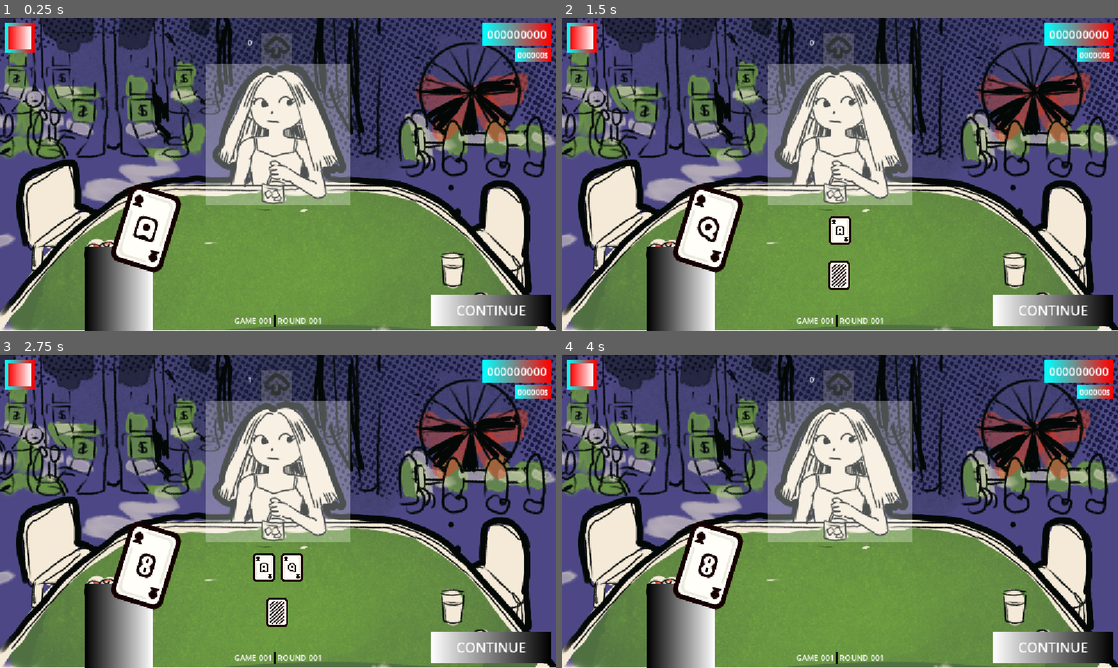
Above: before the commit, frames 1-4 (two rows, left to right).
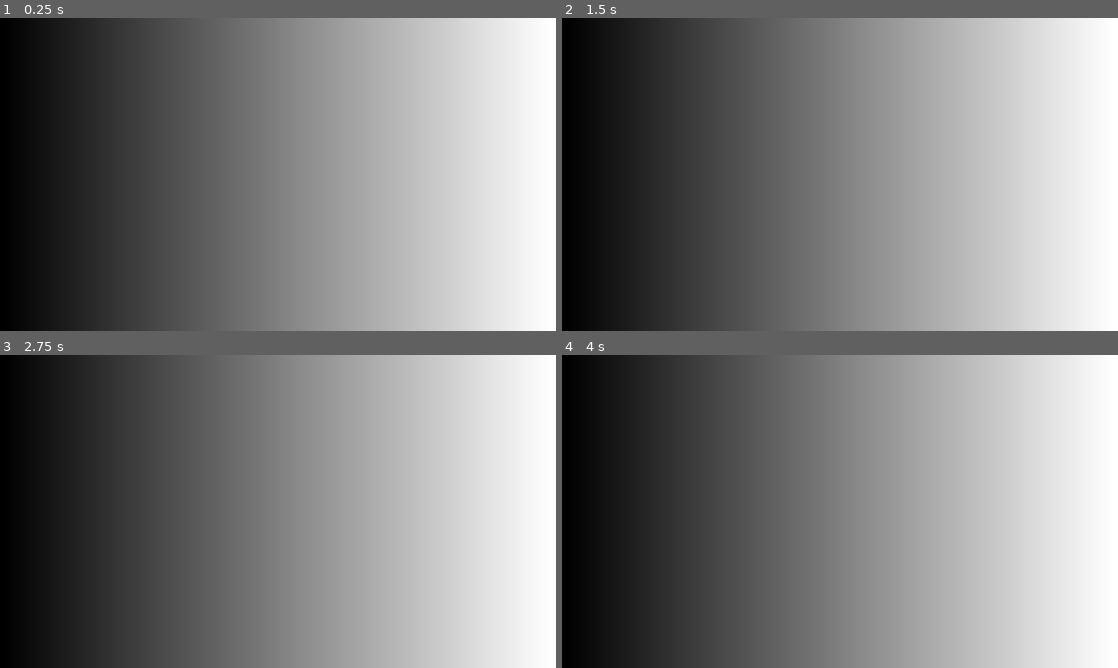
Above: after the commit, the same moments.

Repository: appellatebaton0/wild-jam-91
Game: Godot game, scene res://Scenes/Main.tscn
Same seed, same stepped clock (60 frames per second), same inputs: the game is played once before the commit and once after it.
Inputs (mouse positions are in pixels of both pictures, inside the frame that each line leads up to):
- Up to frame 1 (0.25 s): no input
- Up to frame 2 (1.5 s): click "CONTINUE" at 0.5 s; click "CONTINUE" at 1.25 s
- Up to frame 3 (2.75 s): click "CONTINUE" at 2 s
- Up to frame 4 (4 s): tap Enter at 2.75 s; drag from (584, 373) to (895, 442) at 2.77 s; drag from (728, 527) to (812, 574) at 3.52 s

The runs differ from the first frame. In frame 1, 93% of the frame differs, in the area x 0-100%, y 0-100%; in frame 2, 93%; in frame 3, 93%; in frame 4, 93%.

Commit message:
h7.3 - Basic Shop Layout
Laid out the shop, and began working on making it actually work.

Diff:
--- a/Scenes/Main.tscn
+++ b/Scenes/Main.tscn
@@ -46,6 +46,11 @@
 gradient = SubResource("Gradient_jw32o")
 width = 48
 
+[sub_resource type="Gradient" id="Gradient_50glp"]
+
+[sub_resource type="GradientTexture2D" id="GradientTexture2D_vy5pj"]
+gradient = SubResource("Gradient_50glp")
+
 [node name="Main" type="Node" unique_id=1786674721]
 
 [node name="Table" type="Control" parent="." unique_id=540207028 node_paths=PackedStringArray("players")]
@@ -121,6 +126,26 @@
 theme_override_constants/separation = 7
 
 [node name="ChipSlot" parent="Table/MarginContainer/VBoxContainer/Bars/VBoxContainer2/ChipBarParent/MarginContainer/ChipBar" unique_id=1352684153 instance=ExtResource("2_kln2b")]
+layout_mode = 2
+chip = ExtResource("3_rgh2o")
+count = 1
+
+[node name="ChipSlot2" parent="Table/MarginContainer/VBoxContainer/Bars/VBoxContainer2/ChipBarParent/MarginContainer/ChipBar" unique_id=225585390 instance=ExtResource("2_kln2b")]
+layout_mode = 2
+chip = ExtResource("3_rgh2o")
+count = 1
+
+[node name="ChipSlot3" parent="Table/MarginContainer/VBoxContainer/Bars/VBoxContainer2/ChipBarParent/MarginContainer/ChipBar" unique_id=525800694 instance=ExtResource("2_kln2b")]
+layout_mode = 2
+chip = ExtResource("3_rgh2o")
+count = 1
+
+[node name="ChipSlot4" parent="Table/MarginContainer/VBoxContainer/Bars/VBoxContainer2/ChipBarParent/MarginContainer/ChipBar" unique_id=160638265 instance=ExtResource("2_kln2b")]
+layout_mode = 2
+chip = ExtResource("3_rgh2o")
+count = 1
+
+[node name="ChipSlot5" parent="Table/MarginContainer/VBoxContainer/Bars/VBoxContainer2/ChipBarParent/MarginContainer/ChipBar" unique_id=1738591964 instance=ExtResource("2_kln2b")]
 layout_mode = 2
 chip = ExtResource("3_rgh2o")
 count = 1
@@ -338,14 +363,91 @@
 script = ExtResource("4_rgh2o")
 modifiable = true
 
+[node name="RoundOverPopup" type="Panel" parent="Table" unique_id=1807374488]
+custom_minimum_size = Vector2(600, 350)
+layout_mode = 1
+anchors_preset = 8
+anchor_left = 0.5
+anchor_top = 0.5
+anchor_right = 0.5
+anchor_bottom = 0.5
+offset_top = -24.0
+offset_bottom = 24.0
+grow_horizontal = 2
+grow_vertical = 2
+
+[node name="MarginContainer" type="MarginContainer" parent="Table/RoundOverPopup" unique_id=1877866947]
+layout_mode = 1
+anchors_preset = 15
+anchor_right = 1.0
+anchor_bottom = 1.0
+grow_horizontal = 2
+grow_vertical = 2
+theme_override_constants/margin_left = 10
+theme_override_constants/margin_top = 10
+theme_override_constants/margin_right = 10
+theme_override_constants/margin_bottom = 10
+
+[node name="VBoxContainer" type="VBoxContainer" parent="Table/RoundOverPopup/MarginContainer" unique_id=1385354765]
+layout_mode = 2
+
+[node name="Label" type="Label" parent="Table/RoundOverPopup/MarginContainer/VBoxContainer" unique_id=743047638]
+layout_mode = 2
+theme_override_font_sizes/font_size = 26
+text = "ROUND COMPLETE"
+horizontal_alignment = 1
+
 [node name="Shop" type="Control" parent="." unique_id=1257850578]
-visible = false
 layout_mode = 3
 anchors_preset = 15
 anchor_right = 1.0
 anchor_bottom = 1.0
 grow_horizontal = 2
 grow_vertical = 2
+
+[node name="Panel" type="TextureRect" parent="Shop" unique_id=95063815]
+layout_mode = 1
+anchors_preset = 15
+anchor_right = 1.0
+anchor_bottom = 1.0
+grow_horizontal = 2
+grow_vertical = 2
+texture = SubResource("GradientTexture2D_vy5pj")
+
+[node name="MarginContainer" type="MarginContainer" parent="Shop" unique_id=1157051586]
+layout_mode = 1
+anchors_preset = 15
+anchor_right = 1.0
+anchor_bottom = 1.0
+grow_horizontal = 2
+grow_vertical = 2
+theme_override_constants/margin_left = 20
+theme_override_constants/margin_top = 20
+theme_override_constants/margin_right = 20
+theme_override_constants/margin_bottom = 20
+
+[node name="VBoxContainer" type="VBoxContainer" parent="Shop/MarginContainer" unique_id=338303092]
+layout_mode = 2
+
+[node name="Control" type="Control" parent="Shop/MarginContainer/VBoxContainer" unique_id=1190053505]
+custom_minimum_size = Vector2(0, 259.2)
+layout_mode = 2
+
+[node name="TextureRect" type="TextureRect" parent="Shop/MarginContainer/VBoxContainer" unique_id=327130135]
+layout_mode = 2
+size_flags_vertical = 3
+
+[node name="MarginContainer" type="MarginContainer" parent="Shop/MarginContainer/VBoxContainer/TextureRect" unique_id=1105709724]
+layout_mode = 1
+anchors_preset = 15
+anchor_right = 1.0
+anchor_bottom = 1.0
+grow_horizontal = 2
+grow_vertical = 2
+
+[node name="GridContainer" type="GridContainer" parent="Shop/MarginContainer/VBoxContainer/TextureRect/MarginContainer" unique_id=811847063]
+layout_mode = 2
+size_flags_vertical = 3
 
 [node name="Menu" type="Control" parent="." unique_id=999863084]
 visible = false
--- /dev/null
+++ b/Scripts/ChipDisplay.gd
@@ -0,0 +1,11 @@
+extends HBoxContainer
+
+
+# Called when the node enters the scene tree for the first time.
+func _ready() -> void:
+	pass # Replace with function body.
+
+
+# Called every frame. 'delta' is the elapsed time since the previous frame.
+func _process(delta: float) -> void:
+	pass
Not shown, added: Scripts/ChipDisplay.gd.uid
